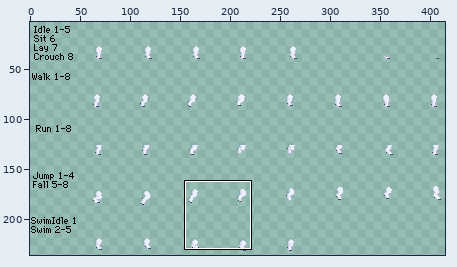
Sprite sheet: humanoid/wr/absol/legs/hindlegBack.png. The picture above shows the old version from afar; the outline marks the close-up.
Close-up. The starting point:
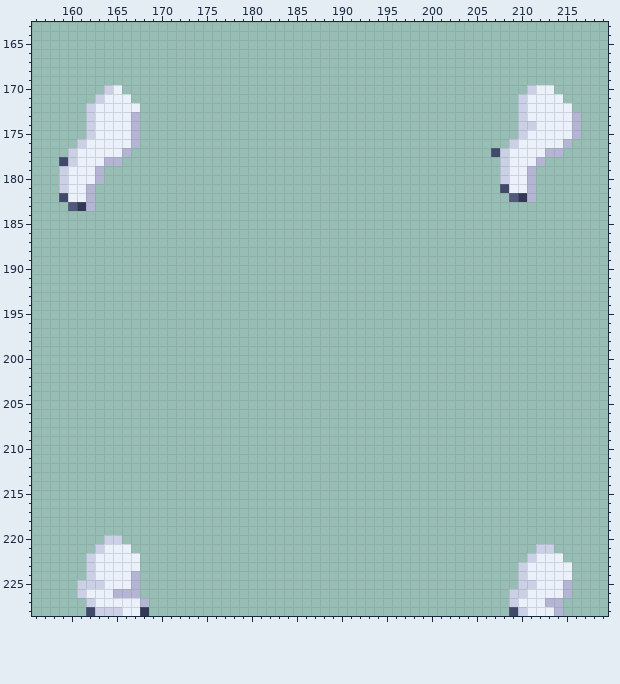
The file is 432x240 pixels. Shown: x 156..219, y 163..228. The wide view leaves out empty margins. The commit also changed other parts of the picture, which this record leaves out.
Once edited:
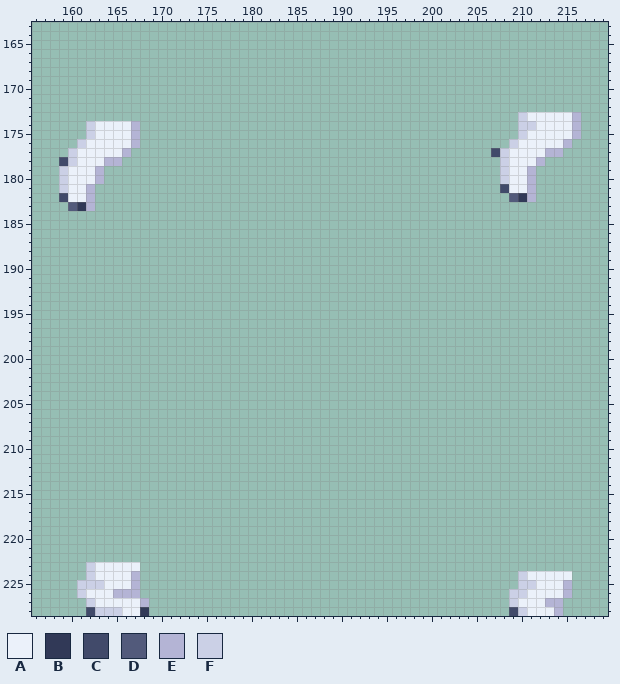
Palette (. is transparent): A #ebf1fa  B #313957  C #414a6a  D #525a7b  E #b4b4d5  F #cbd0e6
Change:
Changed rows in their new state; - is an unchanged pixel.
first column x 162:
170 --..---------------------------------------------...--
171 -....-------------------------------------------.....-
172 ......------------------------------------------......
173 ......------------------------------------------------
first column x 162:
220 --..--------------------------------------------------
221 -....---------------------------------------------..--
222 ......-------------------------------------------....-
223 ------------------------------------------------......
Changed places in both close-ups, as pixel boxes (x1, y1, x2, y2):
erased: (86, 85, 140, 121)
erased: (518, 85, 572, 112)
erased: (86, 535, 140, 562)
erased: (518, 544, 572, 571)
